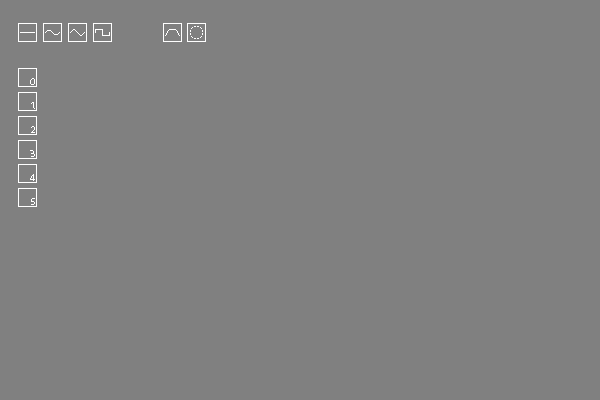
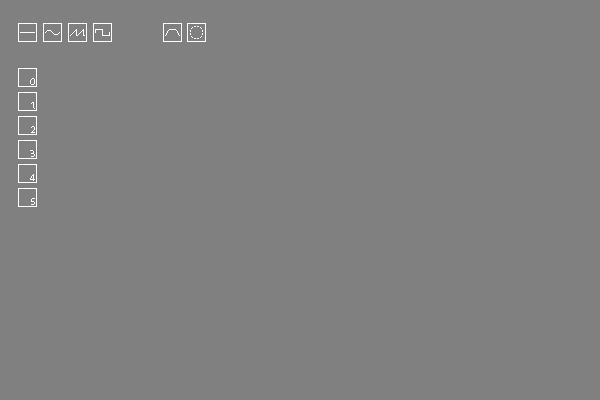
Layered file, before and after one edit (600x400). Changes by layer:
painted on "tools" over [70, 29, 85, 36]
